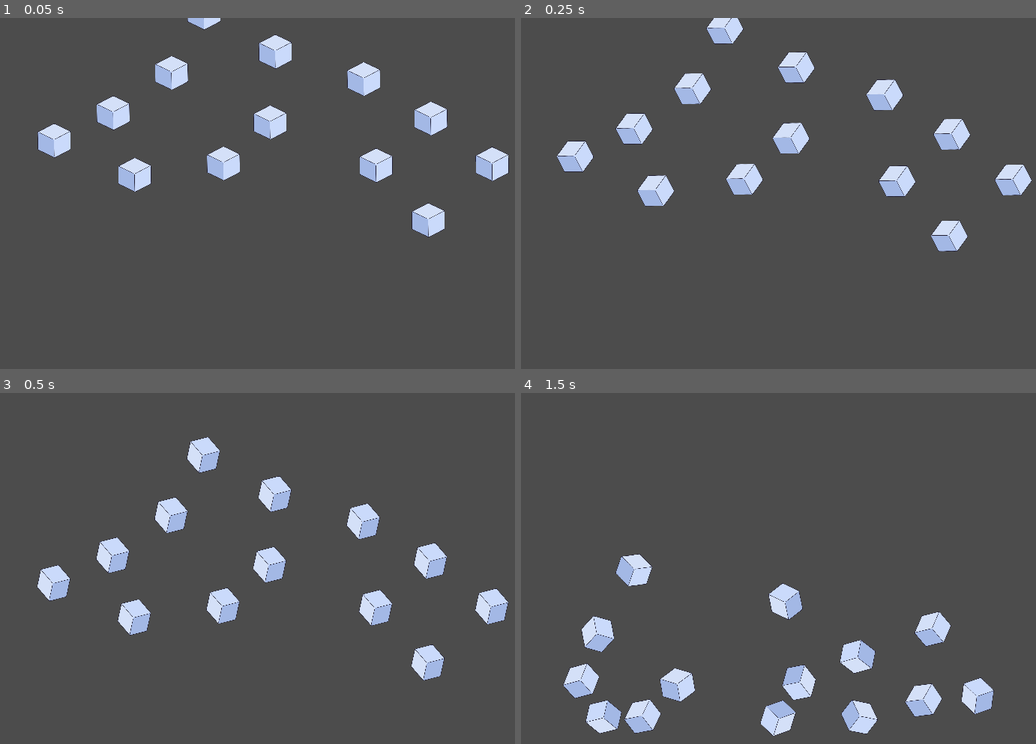
Above: before the commit, frames 1-4 (two rows, left to right).
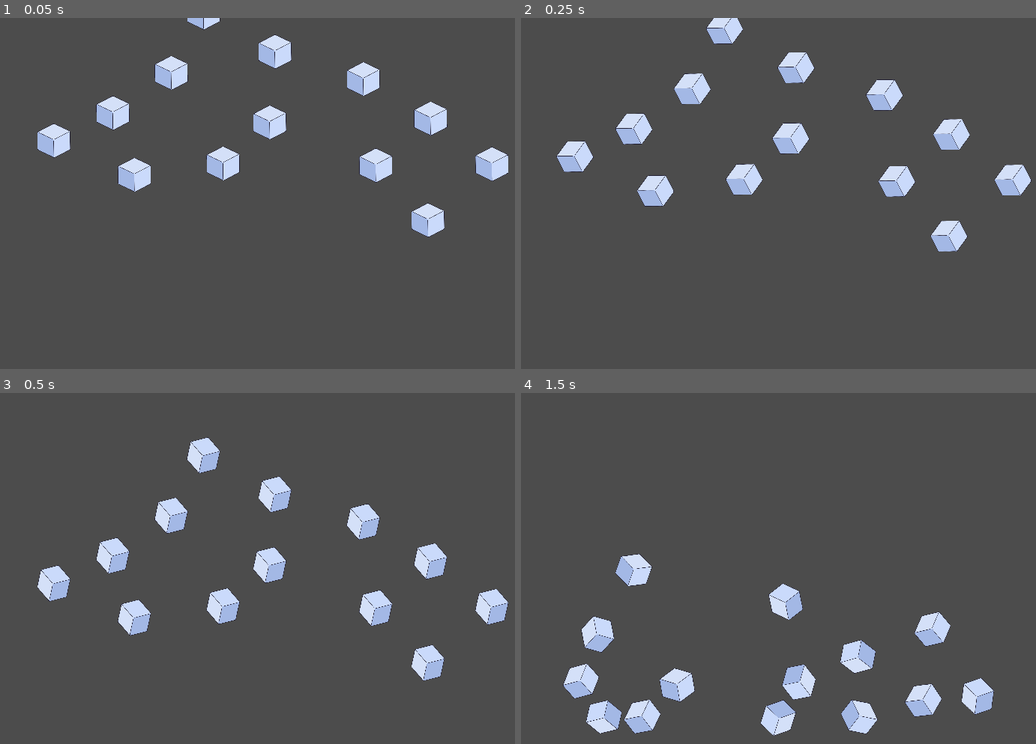
Above: after the commit, the same moments.

Repository: CapsCollective/rng-stronghold
Game: Godot game, scene res://scenes/dice_roll.tscn
The game is run twice, just before and just after one commit, with the same random seed, the same clock (stepped at 60 frames per second) and the same inputs. This scene is started directly instead of the project's main scene.
Inputs (mouse positions are in pixels of both pictures, inside the frame that each line leads up to):
- Up to frame 1 (0.05 s): no input
- Up to frame 2 (0.25 s): no input
- Up to frame 3 (0.5 s): no input
- Up to frame 4 (1.5 s): tap Enter (ui_accept) at 0.5, 0.77 s; move the mouse to (953, 550) at 0.52 s; press the mouse at (953, 550) at 0.53 s; move the mouse to (701, 586) at 1.27 s; release the mouse at (701, 586) at 1.28 s; click (701, 586) at 1.35 s

The runs differ from the first frame. In frame 1, 0.6% of the frame differs, in the area x 7-99%, y 0-63%; in frame 2, 0.6%; in frame 3, 0.6%; in frame 4, 0.7%, in the area x 8-92%, y 45-98%.

Commit message:
Separated physics dice from ui dice

Diff:
--- a/scenes/building_interface.gd
+++ b/scenes/building_interface.gd
@@ -1,6 +1,6 @@
 extends Node2D
 
-var dice_scene = preload("res://scenes/dice.tscn")
+var physics_dice_scene = preload("res://scenes/physics_dice.tscn")
 var dice_to_roll = 0
 
 func _ready():
@@ -21,6 +21,6 @@
 
 func roll_dice():
 	for i in dice_to_roll:
-		var new_dice = dice_scene.instance()
+		var new_dice = physics_dice_scene.instance()
 		new_dice.val = randi()%6+1
 		$DiceRoller/DiceSpawner.add_child(new_dice)
--- a/scenes/dice_roll.tscn
+++ b/scenes/dice_roll.tscn
@@ -1,6 +1,7 @@
 [gd_scene load_steps=2 format=2]
 
-[ext_resource path="res://scenes/dice.tscn" type="PackedScene" id=1]
+[ext_resource path="res://scenes/physics_dice.tscn" type="PackedScene" id=1]
+
 
 [node name="Node2D" type="Node2D"]
 
--- a/scenes/dice.tscn
+++ b/scenes/physics_dice.tscn
@@ -1,7 +1,7 @@
 [gd_scene load_steps=4 format=2]
 
-[ext_resource path="res://res/dice/dice_blank.png" type="Texture" id=1]
-[ext_resource path="res://scripts/dice.gd" type="Script" id=2]
+[ext_resource path="res://scripts/physics_dice.gd" type="Script" id=1]
+[ext_resource path="res://res/dice/dice_blank.png" type="Texture" id=2]
 
 [sub_resource type="Animation" id=1]
 resource_name = "rest"
@@ -22,12 +22,11 @@
 [node name="Dice" type="RigidBody2D"]
 mass = 5.10204
 gravity_scale = 10.0
-script = ExtResource( 2 )
+script = ExtResource( 1 )
 
 [node name="Sprite" type="Sprite" parent="."]
-position = Vector2( 0.556915, 0 )
 scale = Vector2( 0.3, 0.3 )
-texture = ExtResource( 1 )
+texture = ExtResource( 2 )
 
 [node name="CollisionPolygon2D" type="CollisionPolygon2D" parent="."]
 polygon = PoolVector2Array( 0.286003, -29.6443, 28.252, -15.9791, 28.8876, 15.3237, 0.444901, 29.6245, -27.68, 15.0059, -27.3622, -15.3435 )
--- /dev/null
+++ b/scenes/ui_dice.gd
@@ -0,0 +1,25 @@
+extends Area2D
+
+var val
+var original_position
+var lifted = false
+var old_mouse_pos
+
+func _ready():
+	original_position = position
+	$Sprite.texture = load("res://res/dice/dice_" + str(val) + ".png")
+
+func _input_event(viewport, event, shape_idx):
+	if event is InputEventMouseButton:
+		if not lifted and event.pressed and Input.is_action_just_pressed("lmb"):
+			lifted = true
+		elif lifted and Input.is_action_just_released("lmb"):
+			lifted = false
+
+func _process(delta):
+	var new_mouse_pos = get_global_mouse_position()
+	if input_pickable and not lifted:
+		position = position.linear_interpolate(original_position, delta*5)
+	elif lifted:
+		global_position = global_position + (new_mouse_pos - old_mouse_pos)
+	old_mouse_pos = new_mouse_pos
--- /dev/null
+++ b/scenes/ui_dice.tscn
@@ -0,0 +1,14 @@
+[gd_scene load_steps=3 format=2]
+
+[ext_resource path="res://res/dice/dice_blank.png" type="Texture" id=2]
+[ext_resource path="res://scenes/ui_dice.gd" type="Script" id=3]
+
+[node name="UIDice" type="Area2D"]
+script = ExtResource( 3 )
+
+[node name="Sprite" type="Sprite" parent="."]
+scale = Vector2( 0.7, 0.7 )
+texture = ExtResource( 2 )
+
+[node name="CollisionPolygon2D" type="CollisionPolygon2D" parent="."]
+polygon = PoolVector2Array( 0.657684, -68.6166, 65.0757, -36.76, 66.3444, 35.8337, -0.188072, 68.677, -65.8747, 35.8337, -65.4519, -35.6323 )
--- a/scripts/dice.gd
+++ b/scripts/physics_dice.gd
@@ -1,15 +1,18 @@
 extends RigidBody2D
 
-export var val = 3
-var lifted = false
+var val = null
 
 func _ready():
 	set_bounce(0.7)
 	add_torque(-100000)
 	$Timer.connect("timeout", self, "finish")
 
-
 func finish():
+	input_pickable = true
 	set_mode(RigidBody2D.MODE_STATIC)
 	$AnimationPlayer.play("rest")
-	$Sprite.texture = load("res://res/dice/dice_" + str(val) + ".png")
+	var new_dice = preload("res://scenes/ui_dice.tscn").instance()
+	new_dice.val = val
+	new_dice.position = position
+	get_parent().add_child(new_dice)
+	queue_free()
